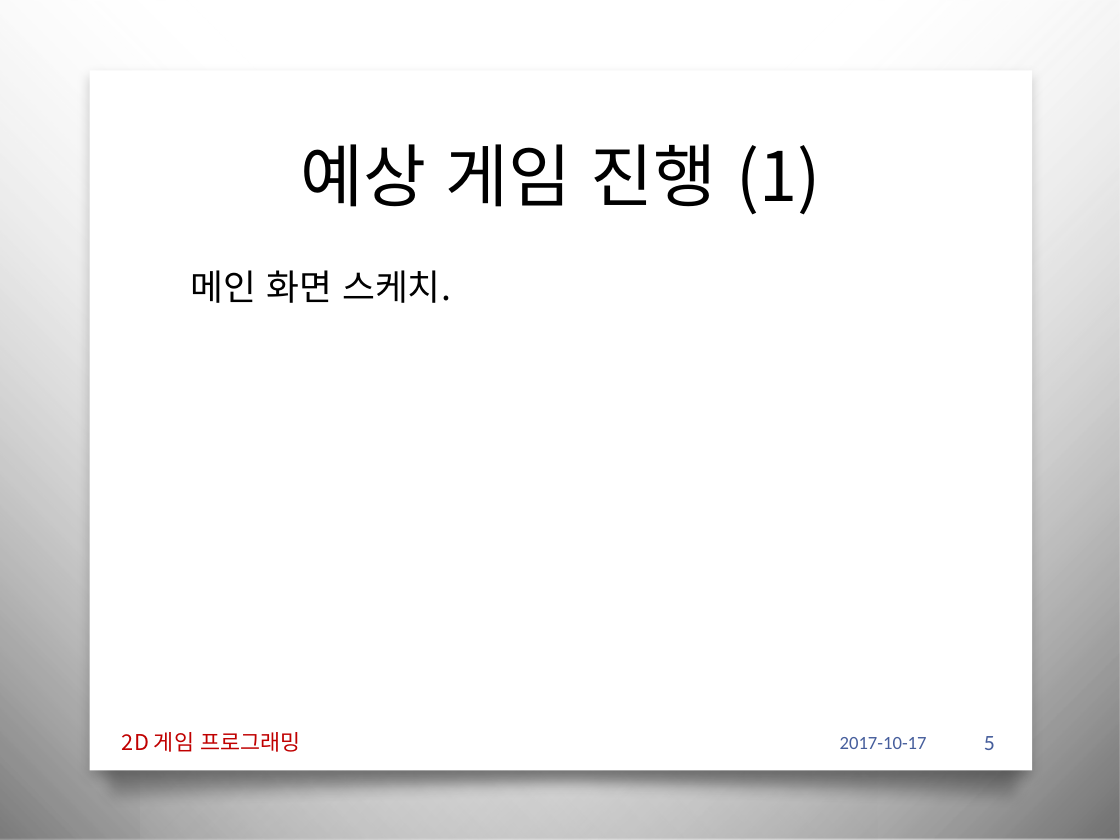
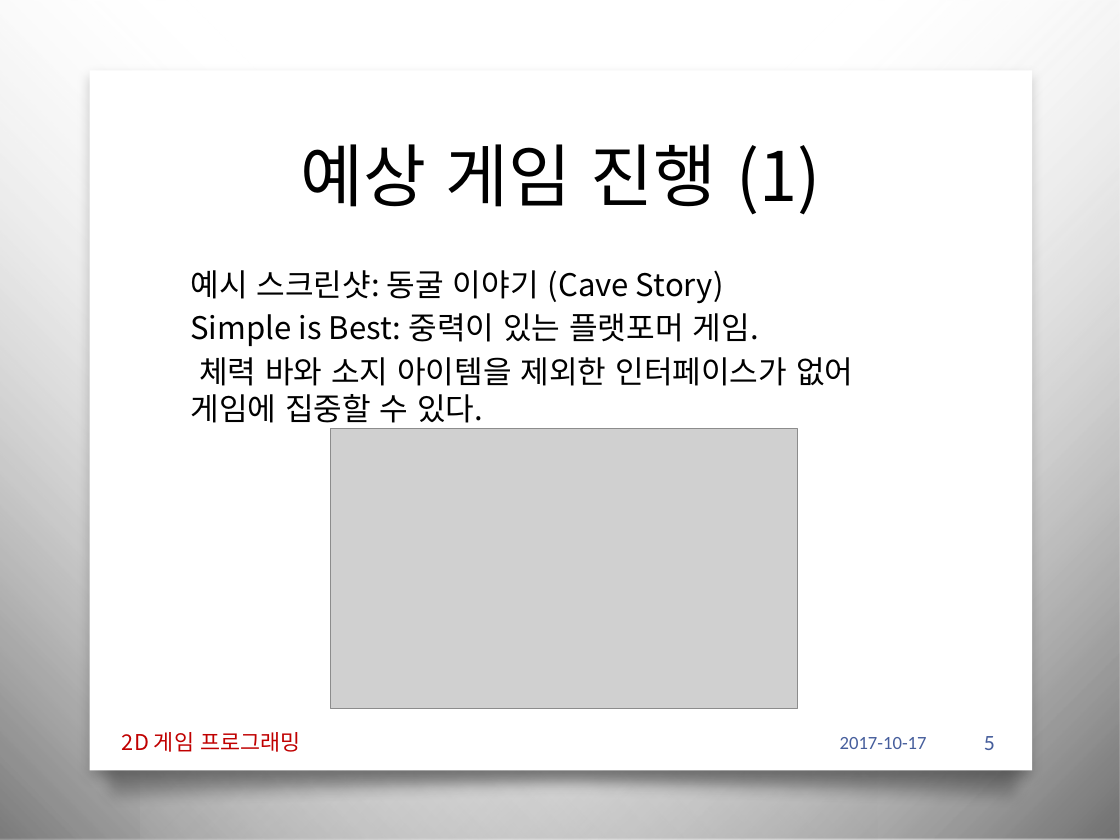
Before and after one commit to iconstudio/2017-Platformer, a slide deck: slide 5 of slides/2017_2DGP_1차발표.pptx. Drawn at 1120x840 pixels with LibreOffice and Linux fonts; fonts in the diff are those of the drawing; grey boxes stand for pictures; background and template pictures are left out. Boxes give left, top, right and bottom in pixels: in the first picture for what was removed or moved away, otherwise in the second. Text is boxed around its words. In the diff, an @@ line names an element or a change of style, - is before the commit and + after.

```diff
--- a/slides/2017_2DGP_1차발표.pptx
+++ b/slides/2017_2DGP_1차발표.pptx
@@ text at (x1=190, y1=270, x2=853, y2=429): text changed; size 23 to 20 pt @@
-메인 화면 스케치.
+예시 스크린샷: 동굴 이야기 (Cave Story)
+Simple is Best: 중력이 있는 플랫포머 게임.
+체력 바와 소지 아이템을 제외한 인터페이스가 없어 게임에 집중할 수 있다.
@@ picture added at (x1=330, y1=429, x2=797, y2=709) @@
```
Also in this commit, not shown: 8 other slides changed, 2 slides added, 4 other files.
